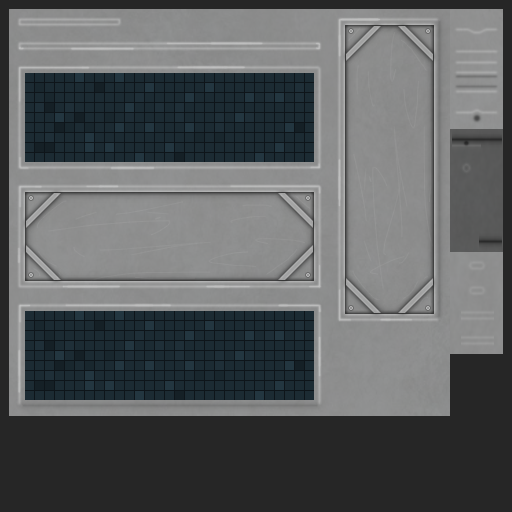
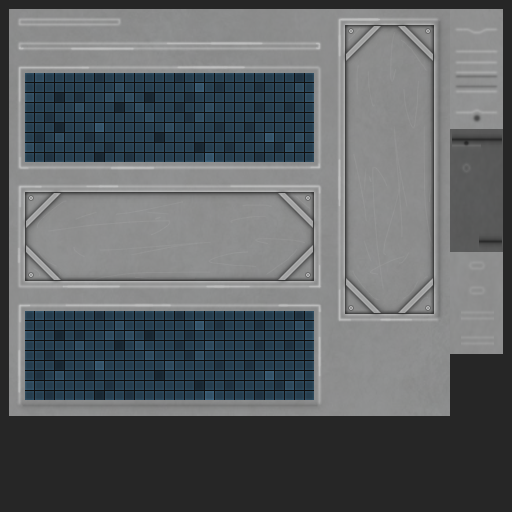
Before/after of a 512x512 layered artwork. What changed in the layer stack:
painted on "cells" over bbox(25, 73, 314, 400)
painted on "back" (1st of 2, in "panel") over bbox(25, 73, 314, 400)
